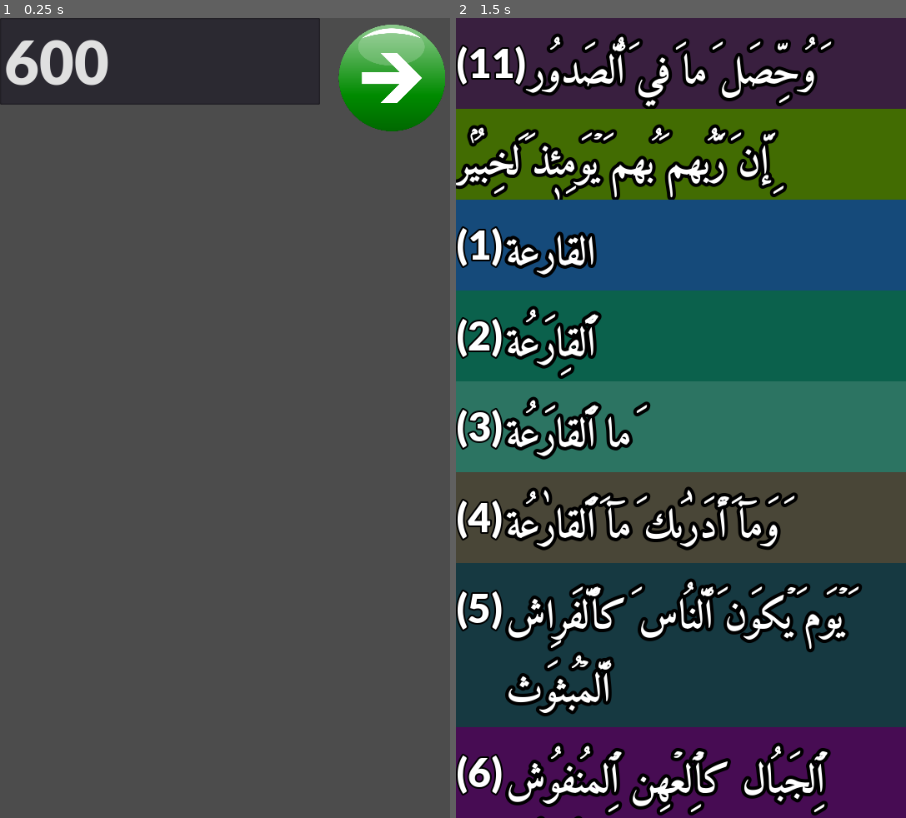
Above: before the commit, frames 1-2 (left to right).
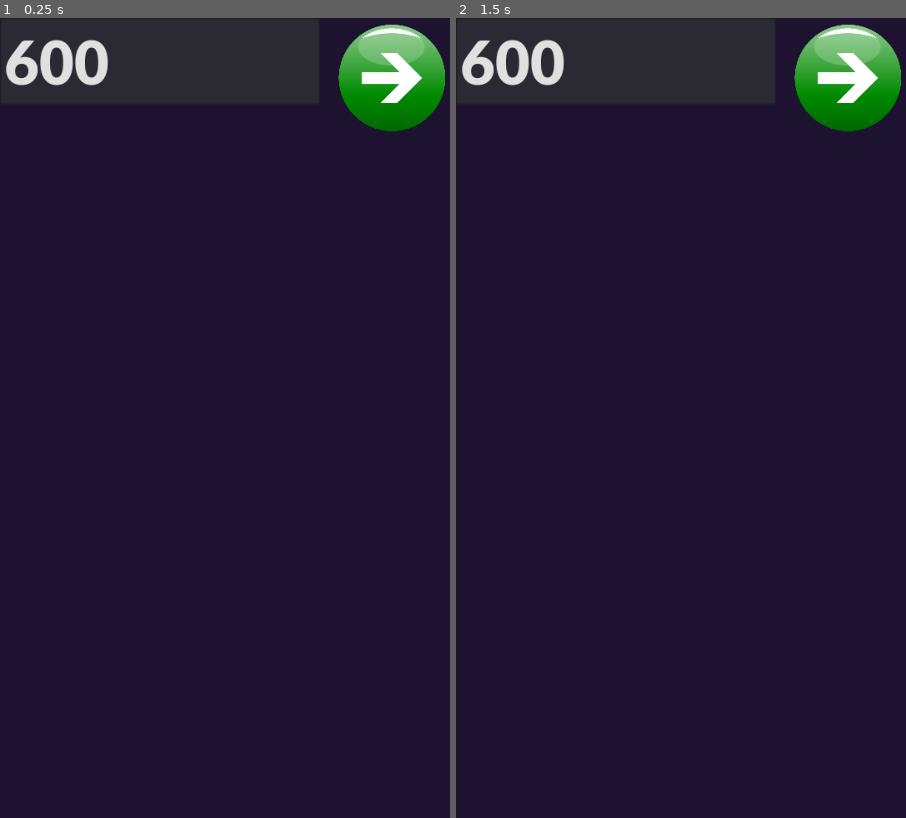
Above: after the commit, the same moments.

Repository: nightblade9/read-quran
Game: Godot game, scene res://scenes/HomeScreen.tscn
Same seed, same stepped clock (60 frames per second), same inputs: the game is played once before the commit and once after it.
Inputs (mouse positions are in pixels of both pictures, inside the frame that each line leads up to):
- Up to frame 1 (0.25 s): no input
- Up to frame 2 (1.5 s): tap Enter at 0.5 s; move the mouse to (847, 74) at 0.52 s; click (847, 74) at 0.67 s; tap Space at 1.25 s; move the mouse to (591, 458) at 1.27 s; click (591, 458) at 1.42 s

The runs differ from the first frame. In frame 1, 90% of the frame differs, in the area x 0-100%, y 0-100%; in frame 2, 94%.

Commit message:
Proper home screen background

Diff:
--- a/source/scenes/HomeScreen.tscn
+++ b/source/scenes/HomeScreen.tscn
@@ -8,6 +8,14 @@
 
 [node name="Node2D" type="Node2D"]
 script = ExtResource( 2 )
+
+[node name="ColorRect" type="ColorRect" parent="."]
+margin_right = 540.0
+margin_bottom = 960.0
+color = Color( 0.117647, 0.0745098, 0.192157, 1 )
+__meta__ = {
+"_edit_use_anchors_": false
+}
 
 [node name="PageNumberText" type="LineEdit" parent="."]
 margin_right = 384.0
